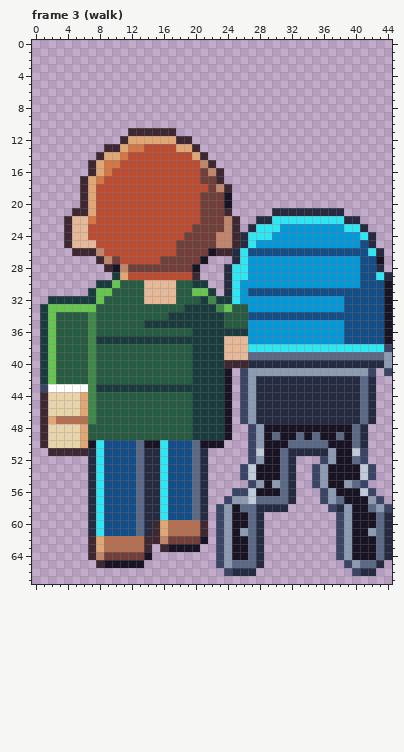
Pixel-art file -- art/depths/stroller@94.aseprite. The picture above was drawn from the file before the commit.
45x68 pixels, 4 frames. Shown: frame 3 (walk). The commit also changed other frames, which this record leaves out.
New version:
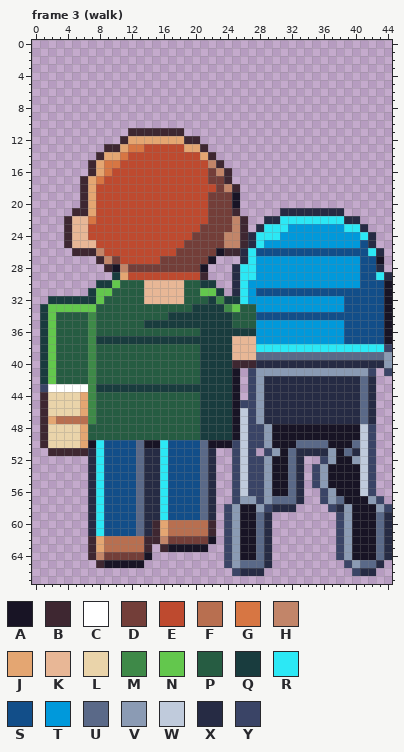
Palette (. is transparent): A #181425  B #3e2731  C #ffffff  D #733e39  E #be4a2f  F #b86f50  G #d77643  H #c28569  J #e4a672  K #e8b796  L #ead4aa  M #3e8948  N #63c74d  P #265c42  Q #193c3e  R #2ce8f5  S #124e89  T #0099db  U #5a6988  V #8b9bb4  W #c0cbdc  X #262b44  Y #3a4466
Difference:
Changed rows in their new state; - is an unchanged pixel.
Frame 3 (walk):
first column x 18:
11 B------------------------
12 J-B----------------------
13 E-JB---------------------
14 --EJB--------------------
15 ---EHB-------------------
16 ---EDHB------------------
17 ---E-DB------------------
18 ----EDHB-----------------
19 ---E--DA-----------------
20 ---E--DA-----------------
21 ---E--DB----.------------
22 ---E--DHB-.-X------------
23 --E---DHB.X--R-----------
24 -E---D-HBX--R------------
25 E----D-HBXR--------------
26 ----DA-BXR---------------
27 ---DA--.XR---------------
28 --DA--.X-R---------------
29 --EB--.X-R---------------
30 K-P-Q-.XR----------------
31 K-P-NQ.XRT---------------
32 K--PQM-QR----------------
33 -P---QMN-P---------------
34 ------Q--P---------------
35 ------Q--P---------------
36 --P------Q---------------
37 ------Q--K---------------
38 --P---Q--K---------------
39 --P---Q--K---------------
40 --P---Q--B---------------
41 --P---QA.Y---------------
42 --P---QA.YV--------------
43 ------QA.YV--------------
44 --P---QA.YV--------------
45 --P---QA-YV--------------
46 --P---QAWYV--------------
47 --P---QAWYV--------------
48 --P---QAW-YV----------AWY
49 --P---QAW-YVA--A-A--A-AWY
50 --SU--AYW-YV--A--------WY
51 --SUX--YW-.YVAU------UXWY
52 --SUX--YW-YV-AUX------VWY
53 --SUX--YWYYV-AUX---------
54 --SUX--YWYYV-AUX---------
55 --SUX--YW-YVAAUX-----AAWY
56 --SUX---WYYV-AUX---------
57 --SUX-.Y-VYV--UX---------
58 --SUX.YVAAVY--X---------A
59 --SUX.YV-AUX-------------
60 ---FB.YV-AUX-------------
61 ---FB.YVAAUX------------A
62 ---DA.YV-AUX-------------
63 ---A-.YV-AUX-------------
64 -----.YV-AUX-------------
65 -----.YV--UX-------------
66 ------.Y--X--------------
